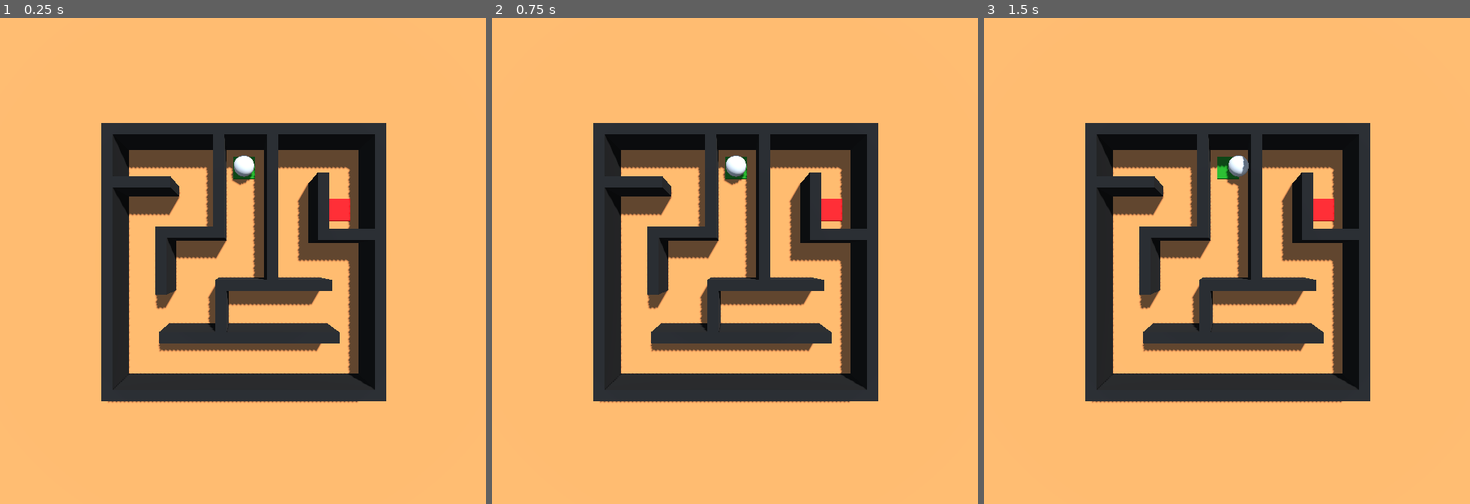
Above: before the commit, frames 1-3 (left to right).
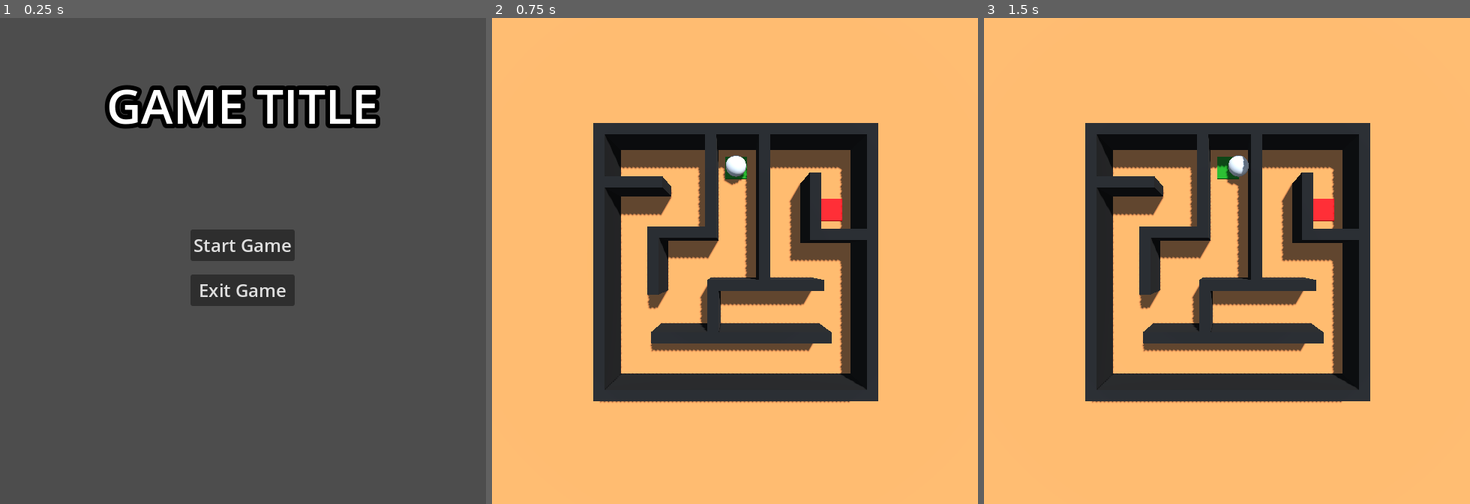
Above: after the commit, the same moments.

Repository: tautminas/sphere-in-a-maze
Game: Godot game, scene res://MainMenu/main_menu.tscn
The game is run twice, just before and just after one commit, with the same random seed, the same clock (stepped at 60 frames per second) and the same inputs. Before the commit the project starts from res://Level/level_1.tscn.
Inputs (mouse positions are in pixels of both pictures, inside the frame that each line leads up to):
- Up to frame 1 (0.25 s): no input
- Up to frame 2 (0.75 s): click (735, 246) at 0.5 s, where only the run after the commit has a clickable "Start Game"
- Up to frame 3 (1.5 s): tap Enter at 1.25 s; hold Right (right) from 1.28 s (still down)

The runs differ from the first frame. In frame 1, 99% of the frame differs, in the area x 0-100%, y 0-100%; in frame 2, nothing differs; in frame 3, nothing differs.

Commit message:
Add main menu with start and exit options without styles

Diff:
--- /dev/null
+++ b/MainMenu/main_menu.gd
@@ -0,0 +1,17 @@
+extends Control
+
+@onready var start_button: Button = $MarginContainer/HBoxContainer/VBoxContainer/StartButton
+@onready var exit_button: Button = $MarginContainer/HBoxContainer/VBoxContainer/ExitButton
+
+@export_file("*.tscn") var file_path
+
+# Called when the node enters the scene tree for the first time.
+func _ready() -> void:
+	start_button.button_down.connect(on_start_pressed)
+	exit_button.button_down.connect(on_exit_pressed)
+
+func on_start_pressed() -> void:
+	get_tree().change_scene_to_file(file_path)
+
+func on_exit_pressed() -> void:
+	get_tree().quit()
--- /dev/null
+++ b/MainMenu/main_menu.tscn
@@ -0,0 +1,82 @@
+[gd_scene load_steps=4 format=3 uid="uid://4o0wlfctgyv4"]
+
+[ext_resource type="Script" path="res://MainMenu/main_menu.gd" id="1_pg7lq"]
+
+[sub_resource type="SystemFont" id="SystemFont_0eseu"]
+font_names = PackedStringArray("Impact")
+
+[sub_resource type="SystemFont" id="SystemFont_4jqoc"]
+font_names = PackedStringArray("Impact")
+
+[node name="MainMenu" type="Control"]
+layout_mode = 3
+anchors_preset = 15
+anchor_right = 1.0
+anchor_bottom = 1.0
+grow_horizontal = 2
+grow_vertical = 2
+script = ExtResource("1_pg7lq")
+file_path = "res://Level/level_1.tscn"
+
+[node name="TextureRect" type="TextureRect" parent="."]
+layout_mode = 1
+anchors_preset = 15
+anchor_right = 1.0
+anchor_bottom = 1.0
+grow_horizontal = 2
+grow_vertical = 2
+
+[node name="MarginContainer" type="MarginContainer" parent="."]
+layout_mode = 1
+anchors_preset = 15
+anchor_right = 1.0
+anchor_bottom = 1.0
+grow_horizontal = 2
+grow_vertical = 2
+theme_override_constants/margin_left = 12
+theme_override_constants/margin_top = 12
+theme_override_constants/margin_right = 12
+theme_override_constants/margin_bottom = 12
+
+[node name="VBoxContainer" type="VBoxContainer" parent="MarginContainer"]
+layout_mode = 2
+theme_override_constants/separation = 60
+
+[node name="Seperator" type="Control" parent="MarginContainer/VBoxContainer"]
+layout_mode = 2
+
+[node name="Label" type="Label" parent="MarginContainer/VBoxContainer"]
+layout_mode = 2
+theme_override_colors/font_outline_color = Color(0, 0, 0, 1)
+theme_override_constants/outline_size = 24
+theme_override_fonts/font = SubResource("SystemFont_0eseu")
+theme_override_font_sizes/font_size = 64
+text = "GAME TITLE"
+horizontal_alignment = 1
+vertical_alignment = 1
+
+[node name="HBoxContainer" type="HBoxContainer" parent="MarginContainer"]
+layout_mode = 2
+alignment = 1
+
+[node name="VBoxContainer" type="VBoxContainer" parent="MarginContainer/HBoxContainer"]
+layout_mode = 2
+theme_override_constants/separation = 18
+alignment = 1
+
+[node name="Seperator2" type="Control" parent="MarginContainer/HBoxContainer/VBoxContainer"]
+layout_mode = 2
+
+[node name="StartButton" type="Button" parent="MarginContainer/HBoxContainer/VBoxContainer"]
+custom_minimum_size = Vector2(120, 32)
+layout_mode = 2
+theme_override_fonts/font = SubResource("SystemFont_4jqoc")
+theme_override_font_sizes/font_size = 24
+text = "Start Game"
+
+[node name="ExitButton" type="Button" parent="MarginContainer/HBoxContainer/VBoxContainer"]
+custom_minimum_size = Vector2(120, 32)
+layout_mode = 2
+theme_override_fonts/font = SubResource("SystemFont_4jqoc")
+theme_override_font_sizes/font_size = 24
+text = "Exit Game"
--- a/project.godot
+++ b/project.godot
@@ -11,7 +11,7 @@
 [application]
 
 config/name="Sphere in a Maze"
-run/main_scene="res://Level/level_1.tscn"
+run/main_scene="res://MainMenu/main_menu.tscn"
 config/features=PackedStringArray("4.2", "GL Compatibility")
 config/icon="res://icon.svg"
 
Not shown, added: MainMenu/mai9289.tmp
Not shown, added: MainMenu/maiB217.tmp
Not shown, added: MainMenu/maiFEA8.tmp
